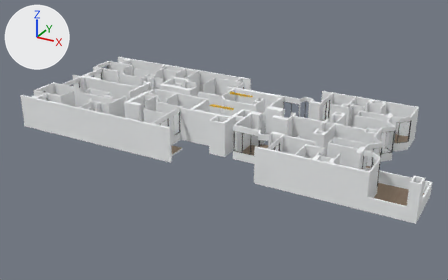
A saved change to the glTF model public/models/PISOS/planta-6.glb.
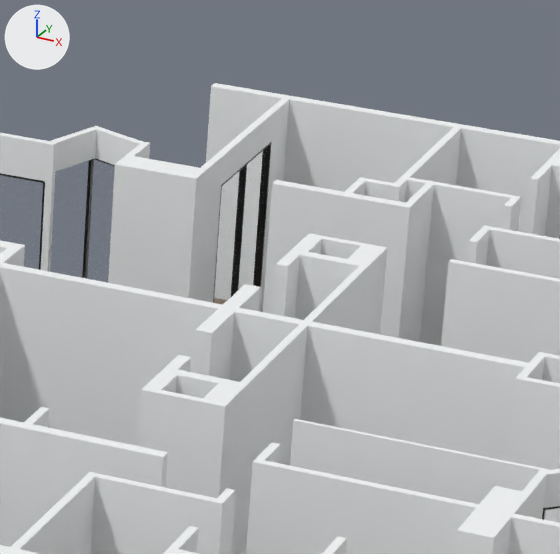
The first picture shows the older version from a 50 mm lens placed at (25.0, -47.4, 23.0), pointed at (-0.4, -1.0, -0.2). The close-ups show both versions on the part from 65% to 83% of the width and 28% to 56% of the height of that picture; other places that the commit changed are outside them. Arrows for +X, +Y and +Z are at upper left; the lights stay in place. The close-ups show mesh edges as thin lines.

Names of what the first close-up shows: 'Component_57'.
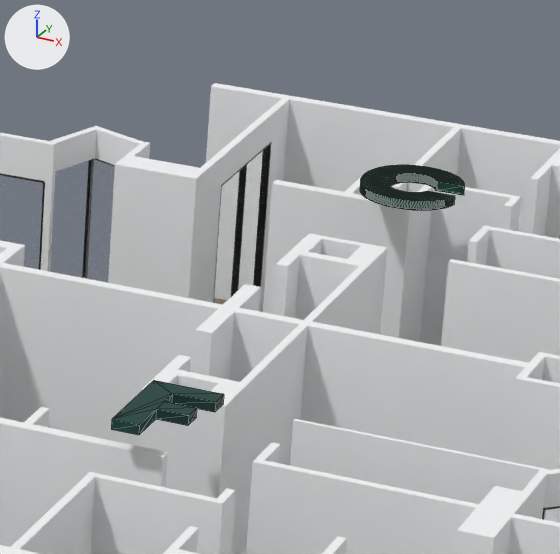
Location of each change, [x1, y1, x2, y2] in pixels of the close-ups (560 x 554 px):
'Text.002', added: after [360, 165, 464, 210]
'Text.005', added (cyan): after [111, 380, 224, 435]

Patch to the scene script:
```diff
--- a/public/models/PISOS/planta-6.glb.py
+++ b/public/models/PISOS/planta-6.glb.py
@@ mat_material_029 @@
+mat_material_029 = principled_material('Material.029')
+mat_material_029.base_color = (0.000911, 0.0497, 0.0356)  # dark cyan #033f35
@@ mat_material_017 @@
+mat_material_017 = principled_material('Material.017')
+mat_material_017.base_color = (0.000911, 0.0497, 0.0356)  # dark cyan #033f35
@@ me_text_006 @@
+me_text_006.from_pydata(...)  # 20 vertices, 36 faces; spans x 0.099..0.918, y -0.01..1.239, z -0.06..0.06
+me_text_006.materials.append(mat_material_029)  # dark cyan #033f35
@@ me_text_002 @@
+me_text_002.from_pydata(...)  # 436 vertices, 868 faces; spans x 0.048..1.272, y -0.019..1.253, z -0.06..0.06
+me_text_002.materials.append(mat_material_017)  # dark cyan #033f35
@@ ob_text_005 @@
+ob_text_005 = bpy.data.objects.new('Text.005', me_text_006)
+ob_text_005.location = (9.06, -4.62, 3.39)
@@ ob_text_002 @@
+ob_text_002 = bpy.data.objects.new('Text.002', me_text_002)
+ob_text_002.location = (9.0, 3.43, 3.39)
```
